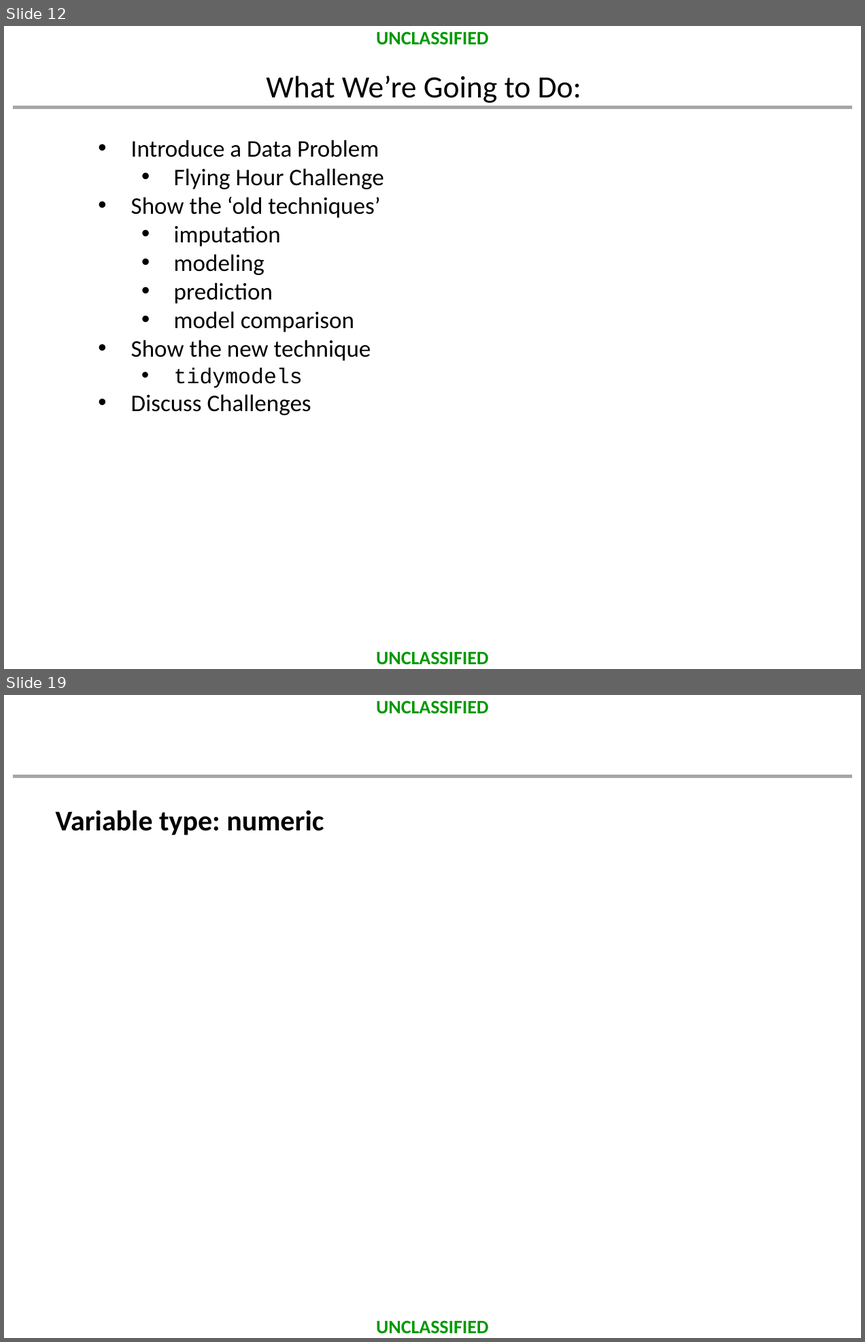
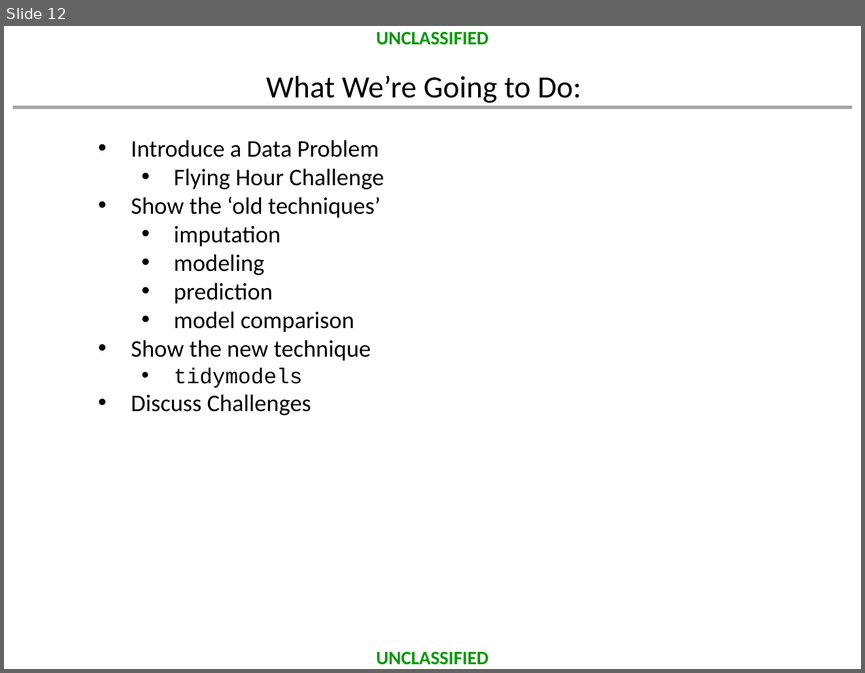
Before and after one commit to dusty-turner/MORSEmergingTechniques2019, a slide deck: MORS_Emerging_Techniques_Tidymodels.pptx. Shown one above the other, each under a label of ours: slides 12 and 19 before the commit, slide 12 after it; the slides between them are not shown. The pictures are 865x1342 and 865x673 pixels, drawn with LibreOffice and Linux fonts; fonts in the diff are those of the drawing; background and template pictures are left out. Boxes give left, top, right and bottom in pixels: in the first picture for what was removed or moved away, otherwise in the second. Text is boxed around its words. In the diff, an @@ line names an element or a change of style, - is before the commit and + after.

```diff
--- a/MORS_Emerging_Techniques_Tidymodels.pptx
+++ b/MORS_Emerging_Techniques_Tidymodels.pptx
@@ slide 19 removed at [4, 695, 861, 1338], background #FFFFFF; not listed: 3 template elements that a slide beside it also shows @@
@@ text removed at [56, 810, 324, 835] @@
-Variable type: numeric
```
Also in this commit, not shown: 7 slides changed, 3 slides added, 4 other slides removed, 34 other files.
